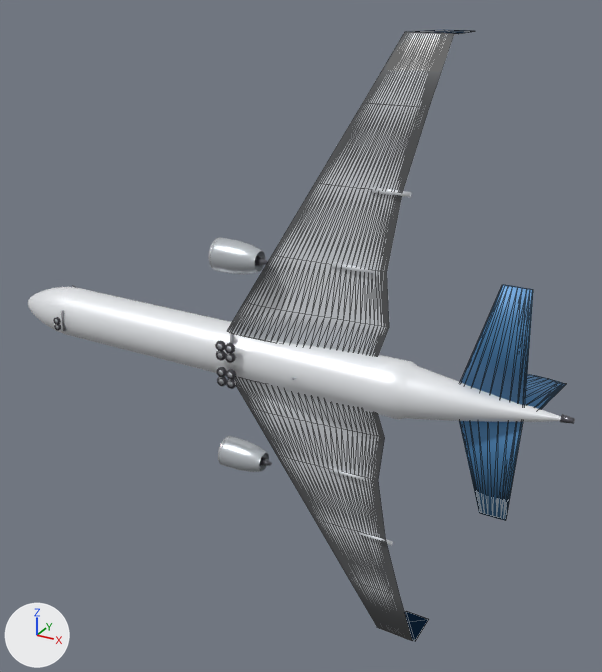
One commit to the glTF model public/models/a330-900.glb: the scene before it, then after it.
Rendered twice from a camera (50 mm lens) standing at (42.3, -66.9, 36.7) and looking at (3.1, 4.4, 1.1). Every picture has the same lights, and +X, +Y and +Z are marked at lower left. The older version comes first. Mesh edges are drawn as thin lines on the coarser meshes. Where no turn or scale is listed for an object, it has been applied to the vertices.

In view in the first picture: 'Fin', 'Fuselage', 'HStab_L', 'HStab_R', 'Nacelle_-1_0', 'Nacelle_1_0', 'Wing_L', 'Wing_R' and 22 more.
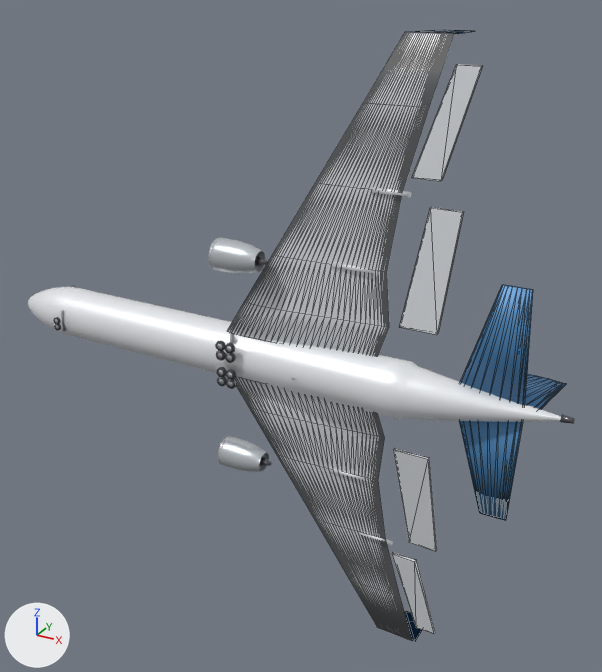
Boxes (x1, y1, x2, y2) around the edits, measured in the pictures (602 x 672 px):
'Flap_R', added: after (400, 207, 464, 335)
'Aileron_R', added: after (412, 64, 482, 181)
'Flap_L', added: after (393, 448, 437, 551)
'Aileron_L', added: after (392, 553, 435, 634)

What changed in the scene script:
```text
Add me_aileron_r:
    me_aileron_r.from_pydata([(-1.49, -0.29, -4.73), (1.49, 0.62, 4.73), (3.61, 0.62, 4.73), (1.16, -0.29, -4.73), (-1.49, -0.62, -4.73), (1.49, 0.29, 4.73), (3.61, 0.29, 4.73), (1.16, -0.62, -4.73)], [], [(0, 1, 2), (0, 2, 3), (7, 6, 5), (7, 5, 4), (0, 4, 5), (0, 5, 1), (1, 5, 6), (1, 6, 2), (2, 6, 7), (2, 7, 3), (3, 7, 4), (3, 4, 0)])
    me_aileron_r.materials.append(mat_hd_wing)  # white #eaedf2
Add me_flap_r:
    me_flap_r.from_pydata([(-0.93, -0.38, -5.62), (0.93, 0.71, 5.62), (3.84, 0.71, 5.62), (2.71, -0.38, -5.62), (-0.93, -0.71, -5.62), (0.93, 0.38, 5.62), (3.84, 0.38, 5.62), (2.71, -0.71, -5.62)], [], [(0, 1, 2), (0, 2, 3), (7, 6, 5), (7, 5, 4), (0, 4, 5), (0, 5, 1), (1, 5, 6), (1, 6, 2), (2, 6, 7), (2, 7, 3), (3, 7, 4), (3, 4, 0)])
    me_flap_r.materials.append(mat_hd_wing)  # white #eaedf2
Add me_aileron_l:
    me_aileron_l.from_pydata([(-1.49, -0.29, 4.73), (1.49, 0.62, -4.73), (3.61, 0.62, -4.73), (1.16, -0.29, 4.73), (-1.49, -0.62, 4.73), (1.49, 0.29, -4.73), (3.61, 0.29, -4.73), (1.16, -0.62, 4.73)], [], [(0, 3, 2), (0, 2, 1), (7, 4, 5), (7, 5, 6), (0, 1, 5), (0, 5, 4), (1, 2, 6), (1, 6, 5), (2, 3, 7), (2, 7, 6), (3, 0, 4), (3, 4, 7)])
    me_aileron_l.materials.append(mat_hd_wing)  # white #eaedf2
Add me_flap_l:
    me_flap_l.from_pydata([(-0.93, -0.38, 5.62), (0.93, 0.71, -5.62), (3.84, 0.71, -5.62), (2.71, -0.38, 5.62), (-0.93, -0.71, 5.62), (0.93, 0.38, -5.62), (3.84, 0.38, -5.62), (2.71, -0.71, 5.62)], [], [(0, 3, 2), (0, 2, 1), (7, 4, 5), (7, 5, 6), (0, 1, 5), (0, 5, 4), (1, 2, 6), (1, 6, 5), (2, 3, 7), (2, 7, 6), (3, 0, 4), (3, 4, 7)])
    me_flap_l.materials.append(mat_hd_wing)  # white #eaedf2
Add ob_aileron_r:
    ob_aileron_r = bpy.data.objects.new('Aileron_R', me_aileron_r)
    ob_aileron_r.location = (17.5, 1.5, 24.9)
Add ob_flap_r:
    ob_flap_r = bpy.data.objects.new('Flap_R', me_flap_r)
    ob_flap_r.location = (17.0, 0.3, 12.2)
Add ob_aileron_l:
    ob_aileron_l = bpy.data.objects.new('Aileron_L', me_aileron_l)
    ob_aileron_l.location = (17.5, 1.5, -24.9)
Add ob_flap_l:
    ob_flap_l = bpy.data.objects.new('Flap_L', me_flap_l)
    ob_flap_l.location = (17.0, 0.3, -12.2)
```
